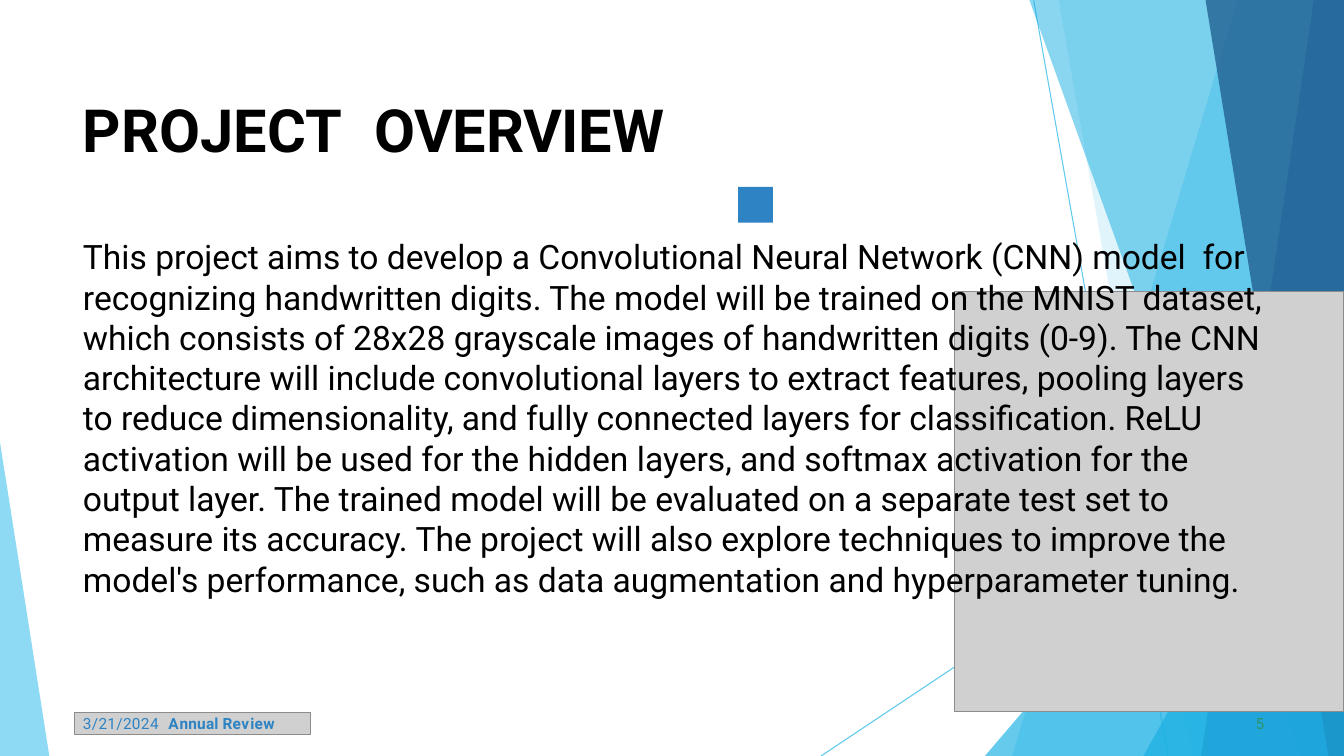
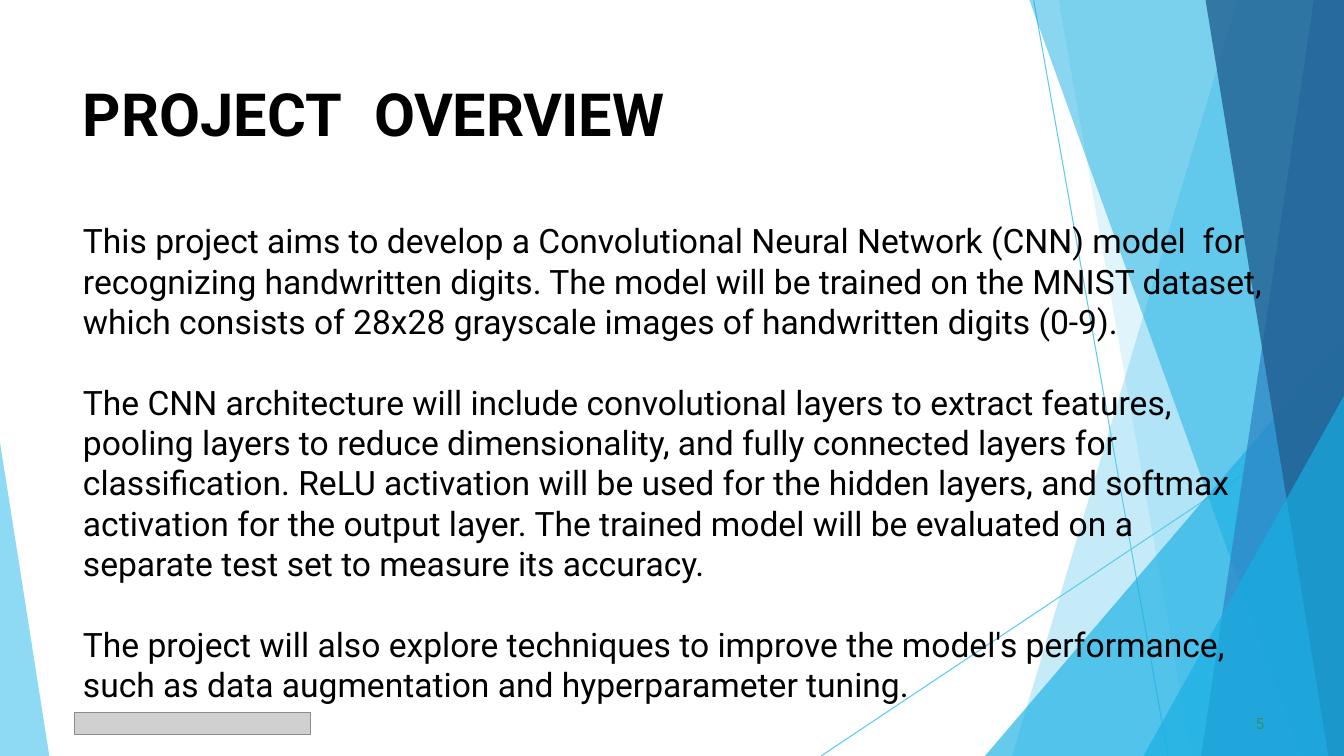
Before and after one commit to SANJANAS1331/TNSDC_Generative-AI, a slide deck: slide 5 of HDR_using_CNN.pptx. Drawn at 1344x756 pixels with LibreOffice and Linux fonts; fonts in the diff are those of the drawing; grey boxes stand for pictures. Boxes give left, top, right and bottom in pixels: in the first picture for what was removed or moved away, otherwise in the second. Text is boxed around its words. In the diff, an @@ line names an element or a change of style, - is before the commit and + after.

```diff
--- a/HDR_using_CNN.pptx
+++ b/HDR_using_CNN.pptx
@@ title "PROJECT OVERVIEW This project aims ..." rewrapped from (x1=83, y1=109, x2=1262, y2=600) to (x1=83, y1=93, x2=1262, y2=705) @@
@@ freeform shape removed at (x1=738, y1=187, x2=772, y2=222) @@
@@ picture removed at (x1=955, y1=292, x2=1344, y2=713) @@
@@ text removed at (x1=83, y1=717, x2=275, y2=730) @@
-3/21/2024 Annual Review
```
Also in this commit, not shown: 12 other slides changed.
